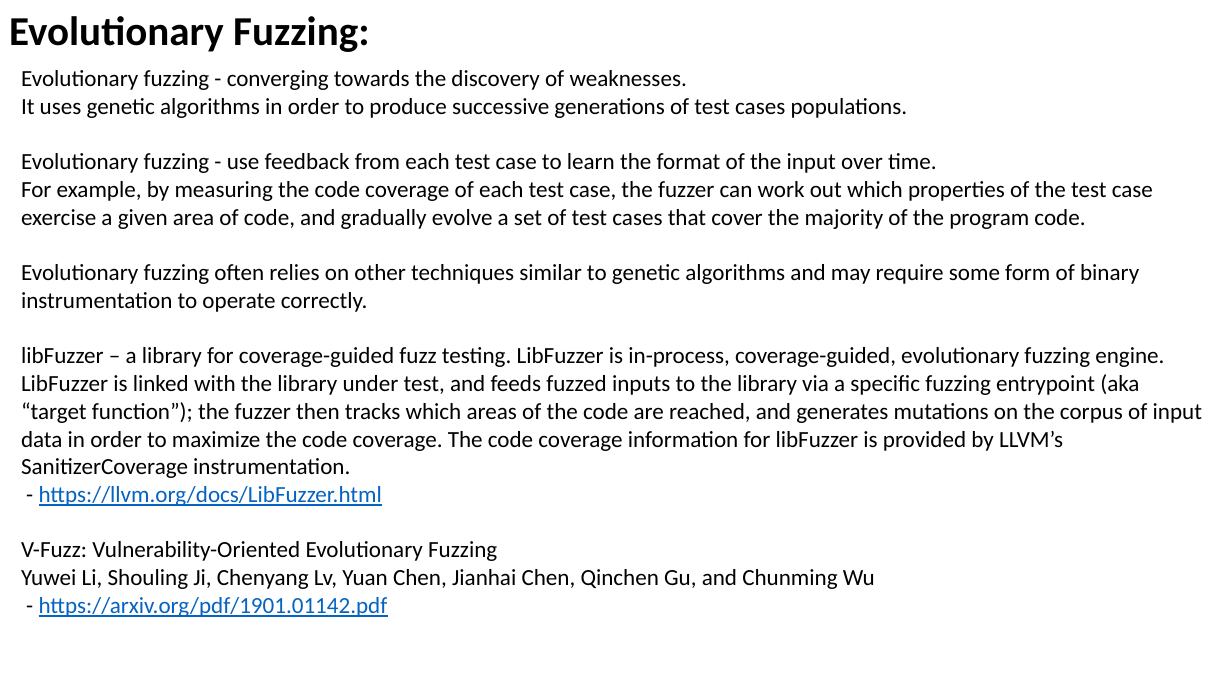
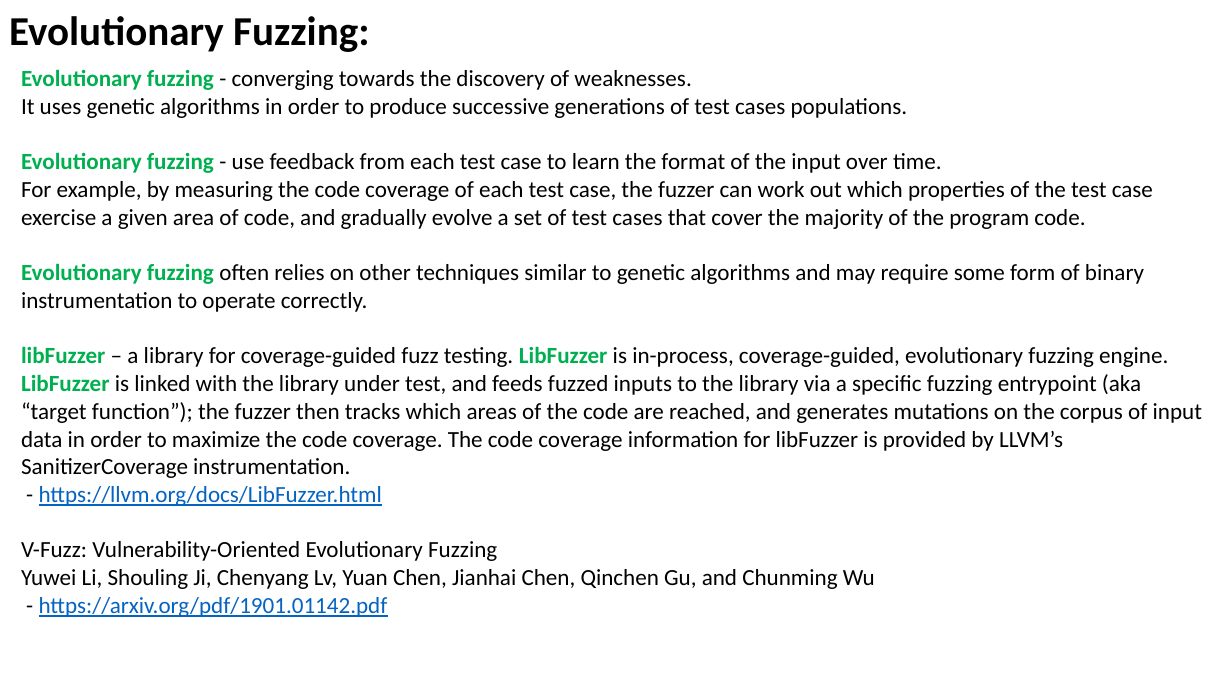
Before and after one commit to lselector/ml_ai_doc, a slide deck: slide 5 of fuzzing.pptx. Drawn at 1232x693 pixels with LibreOffice and Linux fonts; fonts in the diff are those of the drawing. Boxes give left, top, right and bottom in pixels: in the first picture for what was removed or moved away, otherwise in the second. Text is boxed around its words. In the diff, an @@ line names an element or a change of style, - is before the commit and + after.

```diff
--- a/fuzzing.pptx
+++ b/fuzzing.pptx
@@ text at [21,69,1202,478]: text colour #000000 to #00B050, bold on in "Evolutionary fuzzing", "Evolutionary fuzzing", "Evolutionary fuzzing", "libFuzzer LibFuzzer LibFuzzer" @@
```
Also in this commit, not shown: 6 other slides changed.
